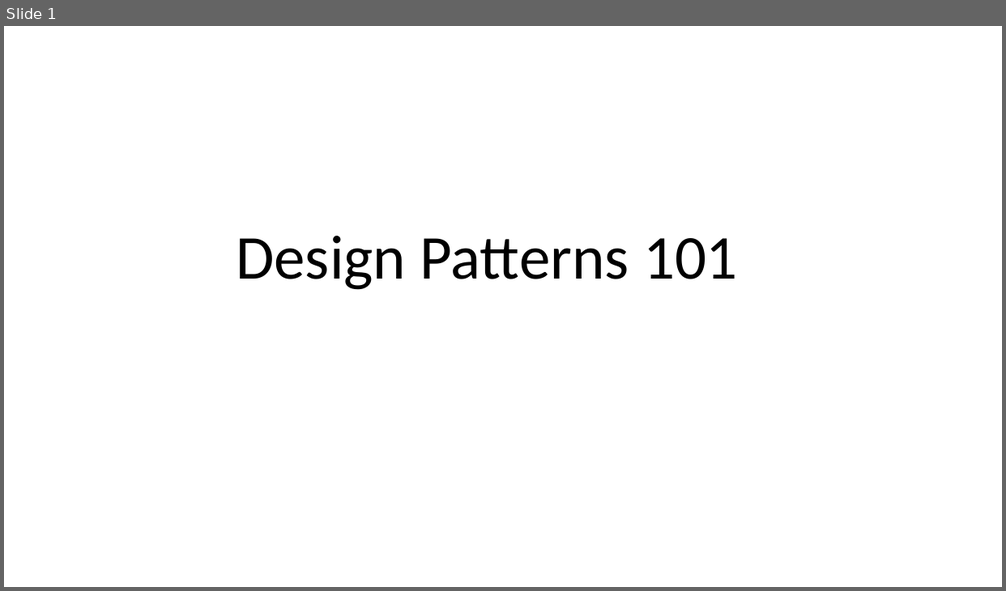
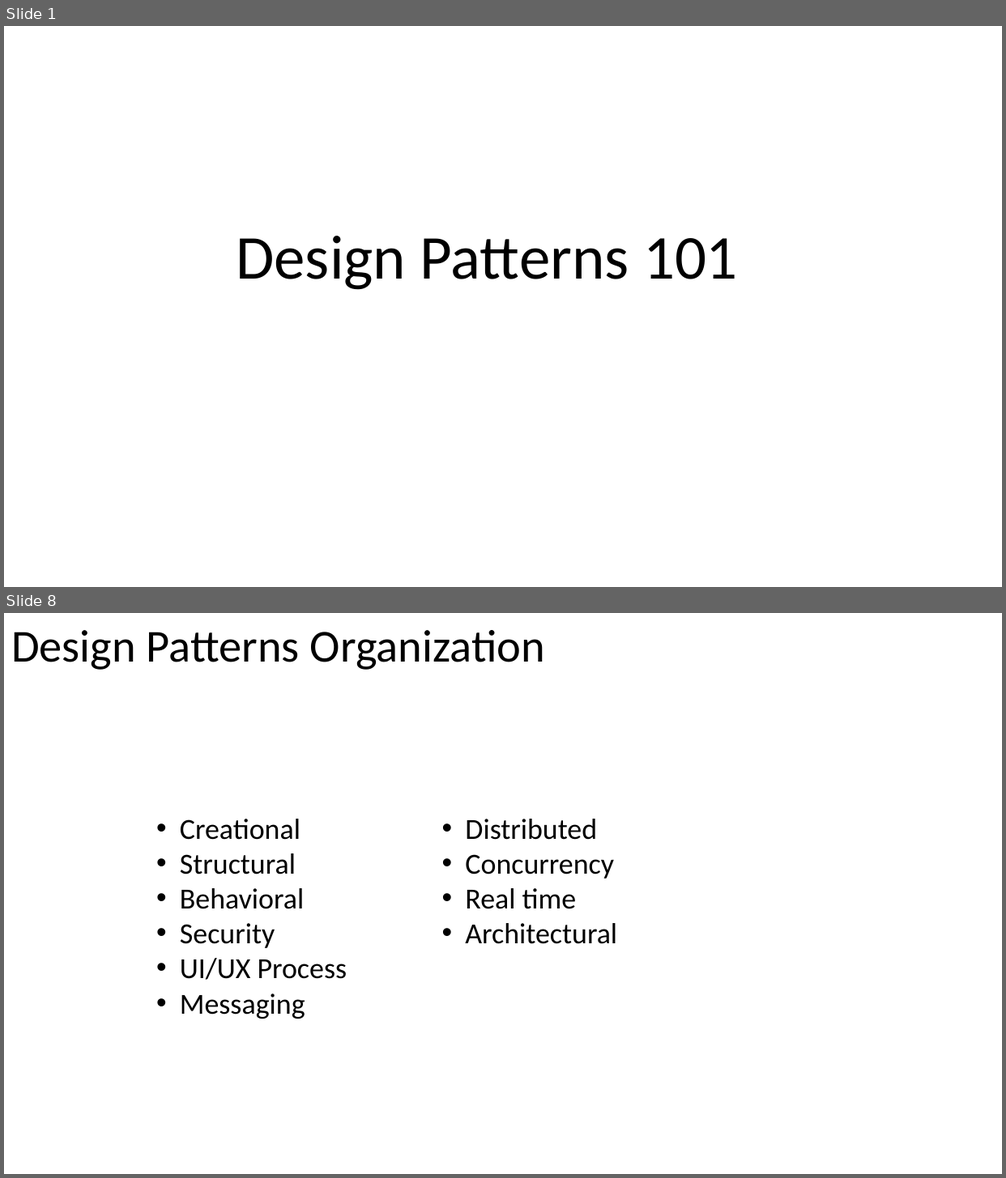
Before and after one commit to PlumpMath/DesignPatterns101, a slide deck: DesignPatterns101.pptx. Shown one above the other, each under a label of ours: slide 1 before the commit, slides 1 and 8 after it; the slides between them are not shown. The pictures are 1006x591 and 1006x1178 pixels, drawn with LibreOffice and Linux fonts; fonts in the diff are those of the drawing. Boxes give left, top, right and bottom in pixels: in the first picture for what was removed or moved away, otherwise in the second. Text is boxed around its words. In the diff, an @@ line names an element or a change of style, - is before the commit and + after.

```diff
--- a/DesignPatterns101.pptx
+++ b/DesignPatterns101.pptx
@@ slide 8 added at (x1=4, y1=613, x2=1002, y2=1174), background #FFFFFF @@
@@ text added at (x1=11, y1=630, x2=545, y2=670), 44 pt, text #000000 @@
+Design Patterns Organization
@@ text added at (x1=180, y1=819, x2=347, y2=1019), 28 pt, text #000000 @@
+• Creational
+• Structural
+• Behavioral
+• Security
+• UI/UX Process
+• Messaging
@@ text added at (x1=465, y1=819, x2=617, y2=944), 28 pt, text #000000 @@
+• Distributed
+• Concurrency
+• Real time
+• Architectural
```
Also in this commit, not shown: 1 slide changed, 14 other slides added.
